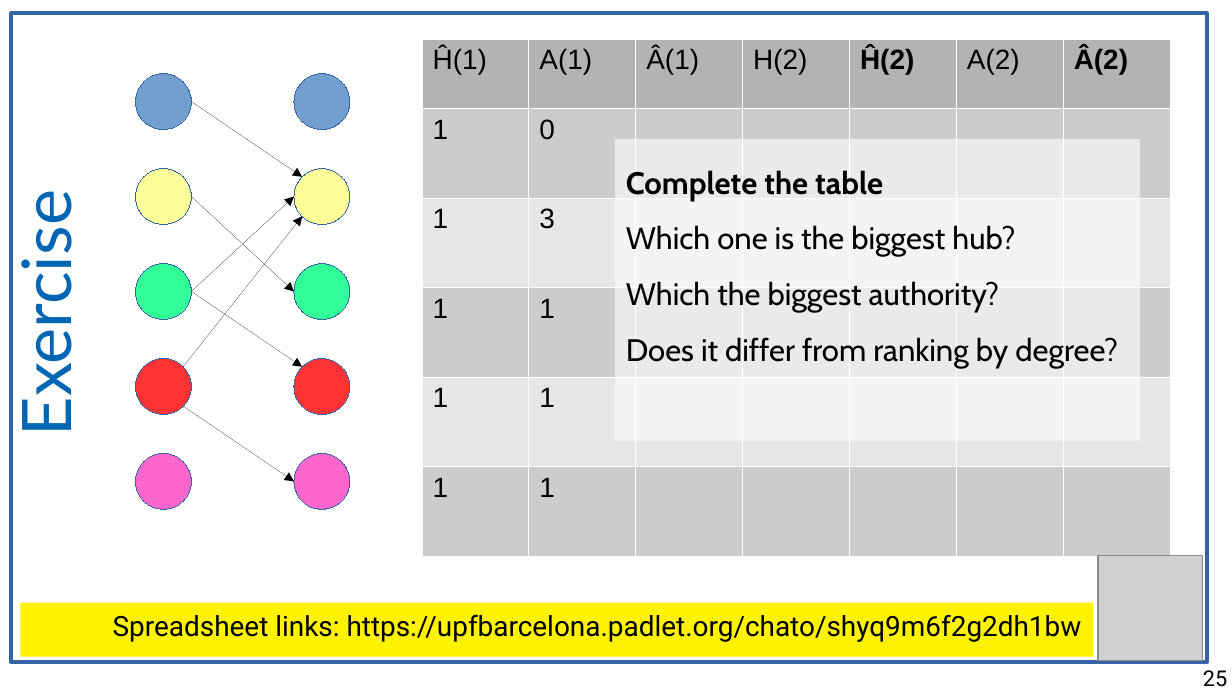
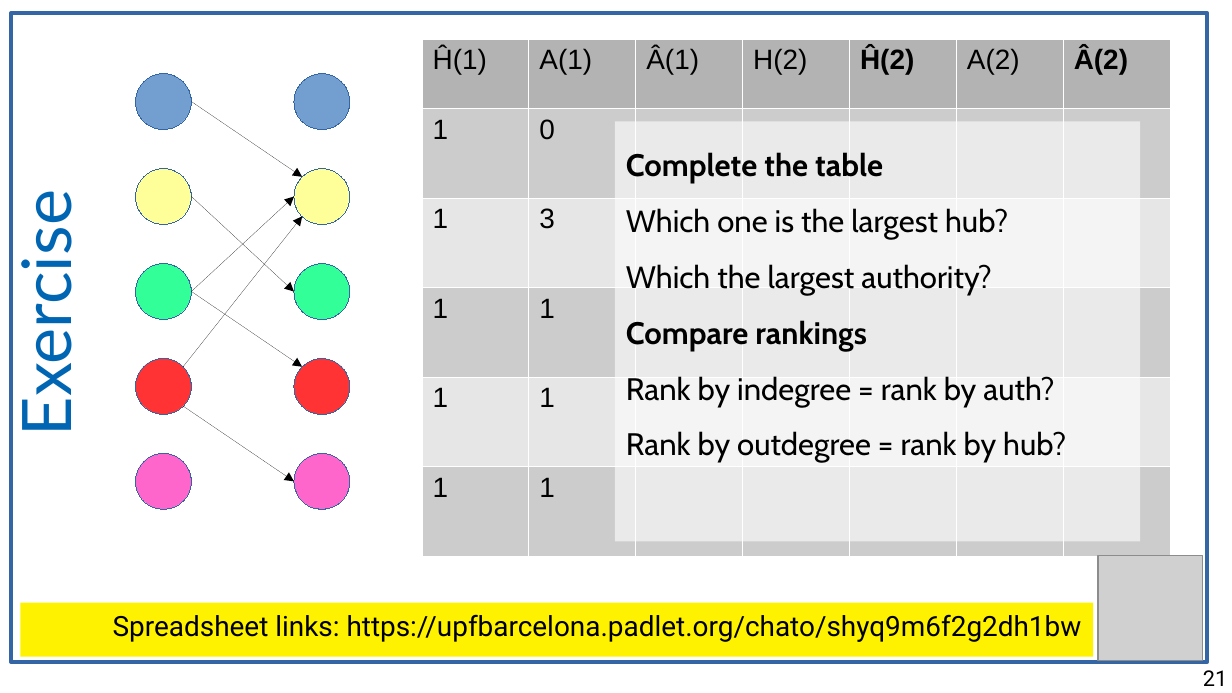
Before and after one commit to chatox/networks-science-course, a slide deck: slide 21 of theory/odp/tt08-hubs_authorities.odp (slide 25 before the commit). Drawn at 1232x693 pixels with LibreOffice and Linux fonts; fonts in the diff are those of the drawing; grey boxes stand for pictures. Boxes give left, top, right and bottom in pixels: in the first picture for what was removed or moved away, otherwise in the second. Text is boxed around its words. In the diff, an @@ line names an element or a change of style, - is before the commit and + after.

```diff
--- a/theory/odp/tt08-hubs_authorities.odp
+++ b/theory/odp/tt08-hubs_authorities.odp
@@ rectangle "Complete the table Which one ...": place and size @@
-rectangle "Complete the table Which one ..." at (615, 139, 1140, 440)
+rectangle "Complete the table Which one ..." at (615, 122, 1140, 542)
@@ text in rectangle at (626, 152, 1066, 463): text changed @@
-Complete the table
-Which one is the biggest hub?
-Which the biggest authority?
-Does it differ from ranking by degree?
+Complete the table
+Which one is the largest hub?
+Which the largest authority?
+Compare rankings
+Rank by indegree = rank by auth?
+Rank by outdegree = rank by hub?
@@ page number at (1203, 670, 1227, 686): text changed @@
-25
+21
```
Also in this commit, not shown: 3 other slides changed, 4 slides removed, 1 other file.
